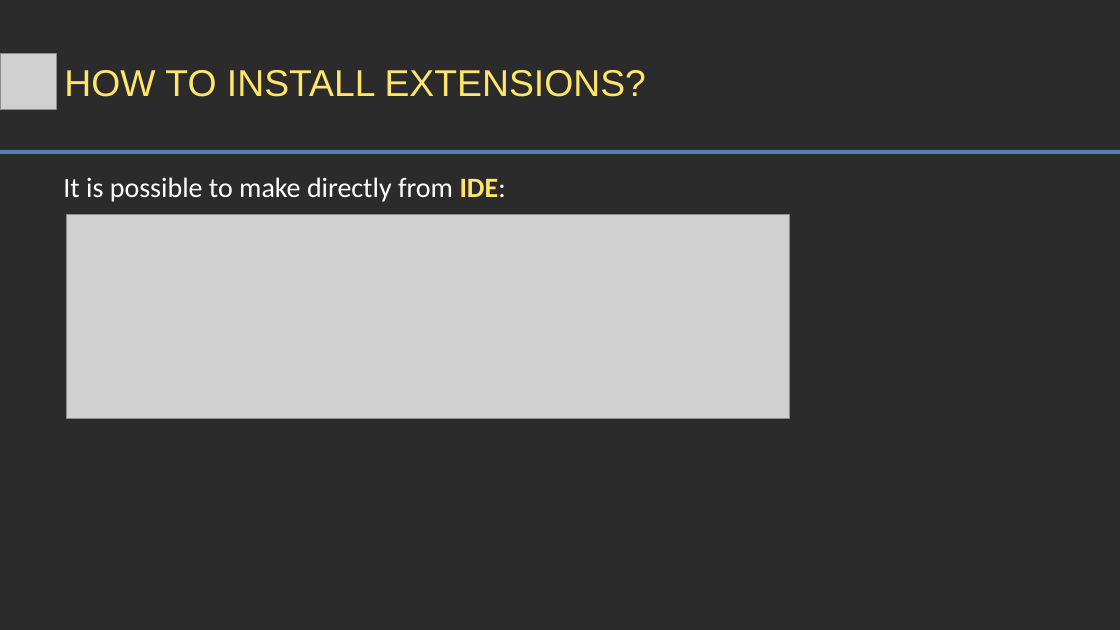
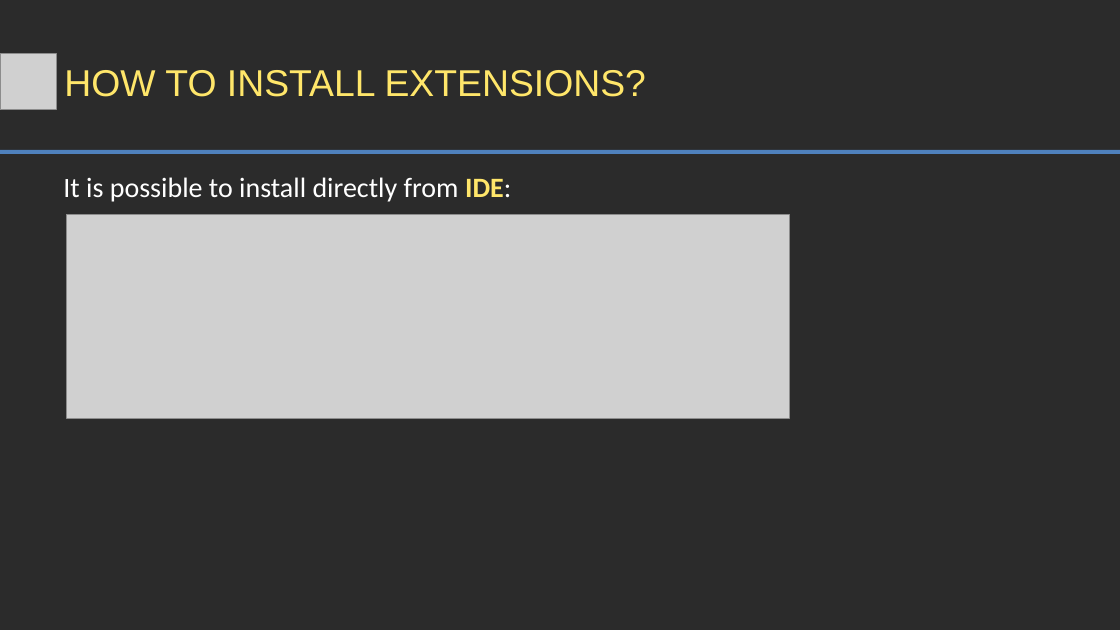
Before and after one commit to viacheslav-lozinskyi/MetaOutput, a slide deck: slide 4 of resource/document/MetaOutput - Extensions.pptx. Drawn at 1120x630 pixels with LibreOffice and Linux fonts; fonts in the diff are those of the drawing; grey boxes stand for pictures; background and template pictures are left out; a plain dark background stands for a picture behind light text. Boxes give left, top, right and bottom in pixels: in the first picture for what was removed or moved away, otherwise in the second. Text is boxed around its words. In the diff, an @@ line names an element or a change of style, - is before the commit and + after.

```diff
--- a/resource/document/MetaOutput - Extensions.pptx
+++ b/resource/document/MetaOutput - Extensions.pptx
@@ text at (63,177,511,202): text changed @@
-It is possible to make directly from IDE:
+It is possible to install directly from IDE:
```
Also in this commit, not shown: 1 other slide changed, 1 other file.
